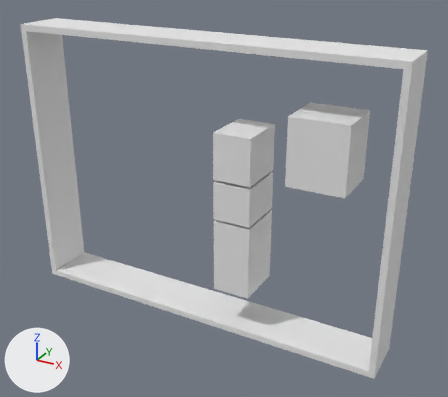
What one commit did to the OBJ model Models/iLQG-TRO-MapB-DynObs.obj.
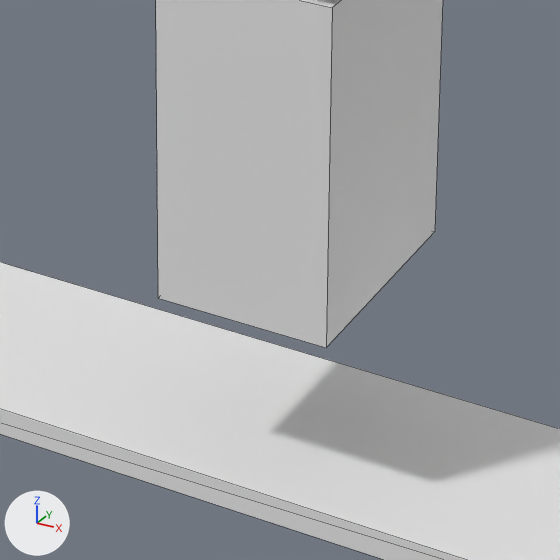
There are two pictures of each version: one whole from a 50 mm camera at (19.1, -20.34, 14.77) aimed at (8.34, -0.79, 4.99), one close up on the part from 41% to 66% of the width and 58% to 86% of the height. Lighting does not change. The marker at lower left points along +X, +Y and +Z. The close-ups show mesh edges as thin lines. Where no turn or scale is listed for an object, it has been applied to the vertices.

The first close-up shows 'iLQG-TRO-MapB-DynObs'.
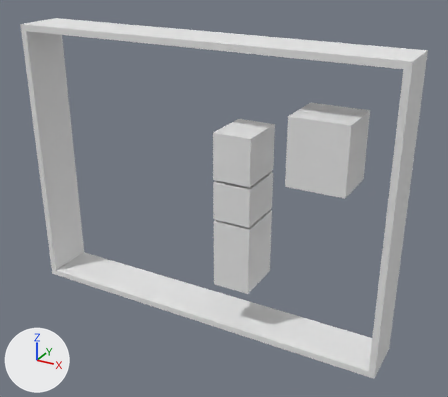
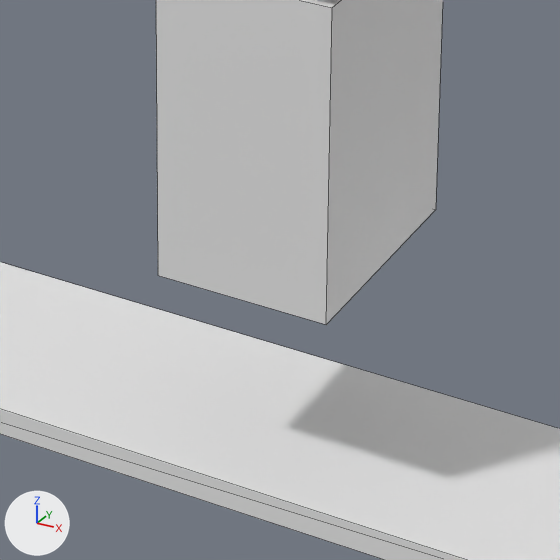
Commit message: map updates

What differs and where, as boxes (x1, y1, x2, y2) in the close-ups (560 x 560 px; the box of a moved part takes in the faces that stretch with it):
part 1 of me_ilqg_tro_mapb_dynobs, moved or reshaped
    before: (156, 0, 443, 348)
    after: (156, 0, 443, 325)

The change, as a diff of the scene's bpy script:
```diff
--- a/Models/iLQG-TRO-MapB-DynObs.obj.py
+++ b/Models/iLQG-TRO-MapB-DynObs.obj.py
@@ me_ilqg_tro_mapb_dynobs @@
 me_ilqg_tro_mapb_dynobs.from_pydata(...)  # 48 vertices, 48 faces; spans x -0.2..15.2, y -2.0..0.0, z -0.2..11.2
 # used by ob_ilqg_tro_mapb_dynobs; location = (0.0, 0.0, 0.0)
 # before: 1 (8.6, 0.0, 1.6), 2 (8.6, -2.0, 1.6) at pixel (158, 298), 5 (10.1, 0.0, 1.6) at pixel (434, 231), 7 (10.1, -2.0, 1.6) at pixel (326, 347)
+# me_ilqg_tro_mapb_dynobs part 1
+for i in [1, 2, 5, 7]: me_ilqg_tro_mapb_dynobs.vertices[i].co += Vector((0.0, 0.0, 0.2))
 me_ilqg_tro_mapb_dynobs.materials.append(mat_frontcolor)
```
